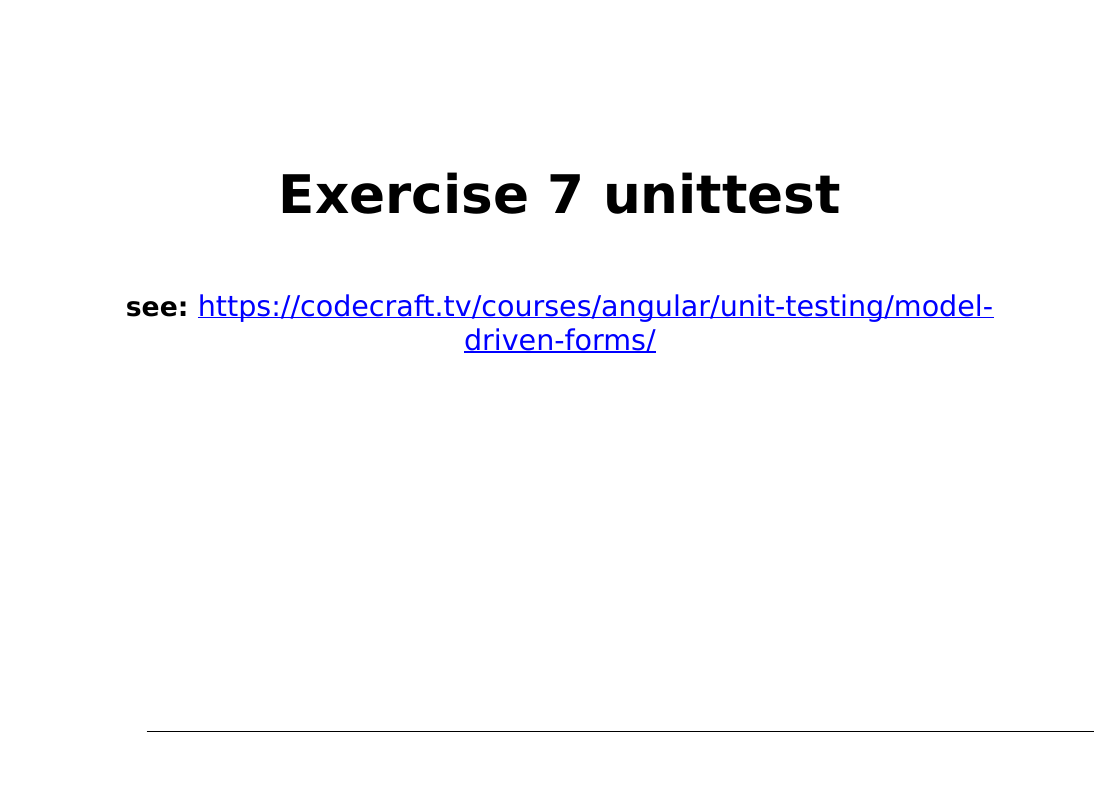
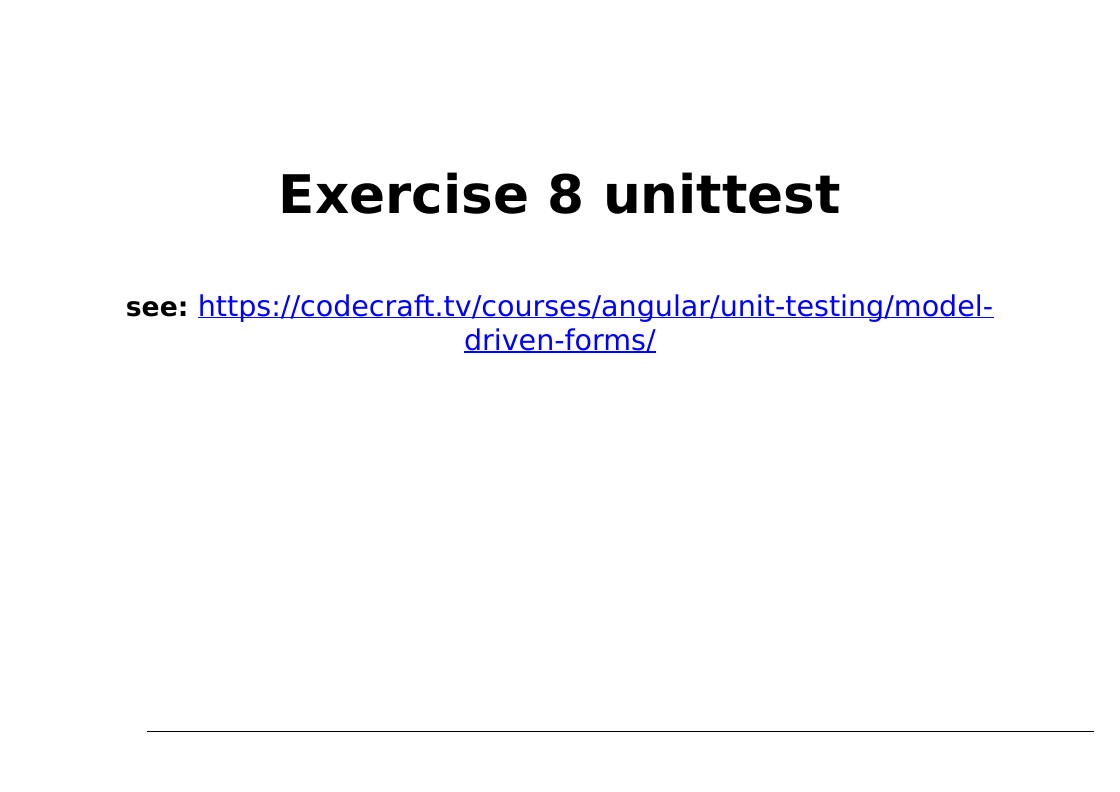
Before and after one commit to petereijgermans11/accelerator-programma, a slide deck: slide 58 of forms/Angular Forms.pptx (slide 61 before the commit). Drawn at 1120x792 pixels with LibreOffice and Linux fonts; fonts in the diff are those of the drawing. Boxes give left, top, right and bottom in pixels: in the first picture for what was removed or moved away, otherwise in the second. Text is boxed around its words. In the diff, an @@ line names an element or a change of style, - is before the commit and + after.

Commit message:
numbering exercises

```diff
--- a/forms/Angular Forms.pptx
+++ b/forms/Angular Forms.pptx
@@ text at bbox=[279, 172, 841, 214]: text changed @@
-Exercise 7 unittest
+Exercise 8 unittest
```
Also in this commit, not shown: 5 other slides changed, 3 slides removed, 2 other files.
